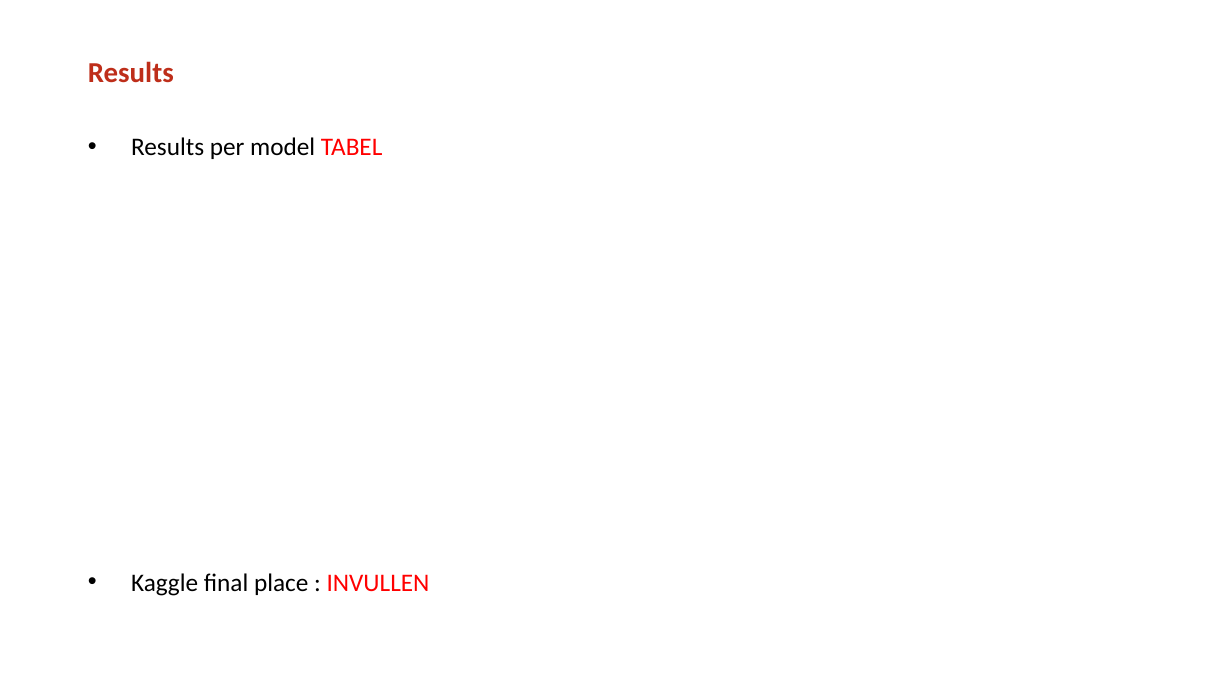
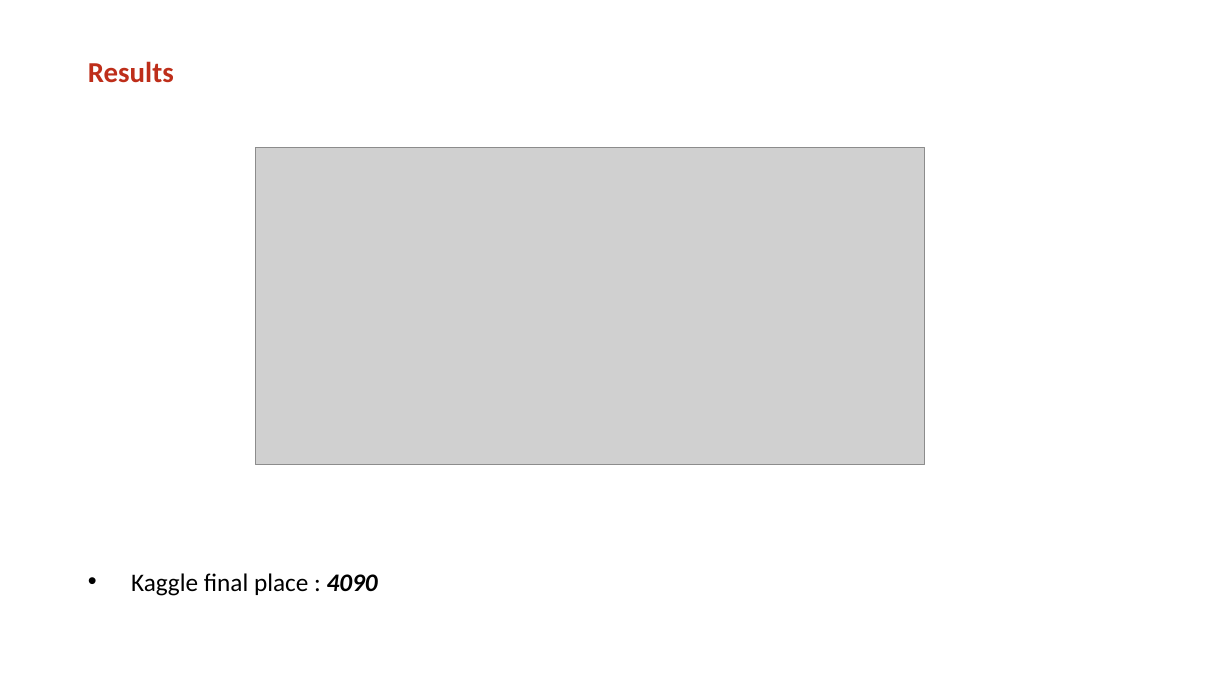
Before and after one commit to ScaleRunner/MLoB, a slide deck: slide 8 of final_presentation_1.pptx. Drawn at 1232x693 pixels with LibreOffice and Linux fonts; fonts in the diff are those of the drawing; grey boxes stand for pictures; background and template pictures are left out. Boxes give left, top, right and bottom in pixels: in the first picture for what was removed or moved away, otherwise in the second. Text is boxed around its words. In the diff, an @@ line names an element or a change of style, - is before the commit and + after.

```diff
--- a/final_presentation_1.pptx
+++ b/final_presentation_1.pptx
@@ picture added at box(255, 147, 925, 465) @@
@@ text at box(131, 573, 378, 596): text changed @@
-• Results per model TABEL
-• Kaggle final place : INVULLEN
+• Kaggle final place : 4090
```
Also in this commit, not shown: 3 other slides changed, 1 slide added, 1 other file.
